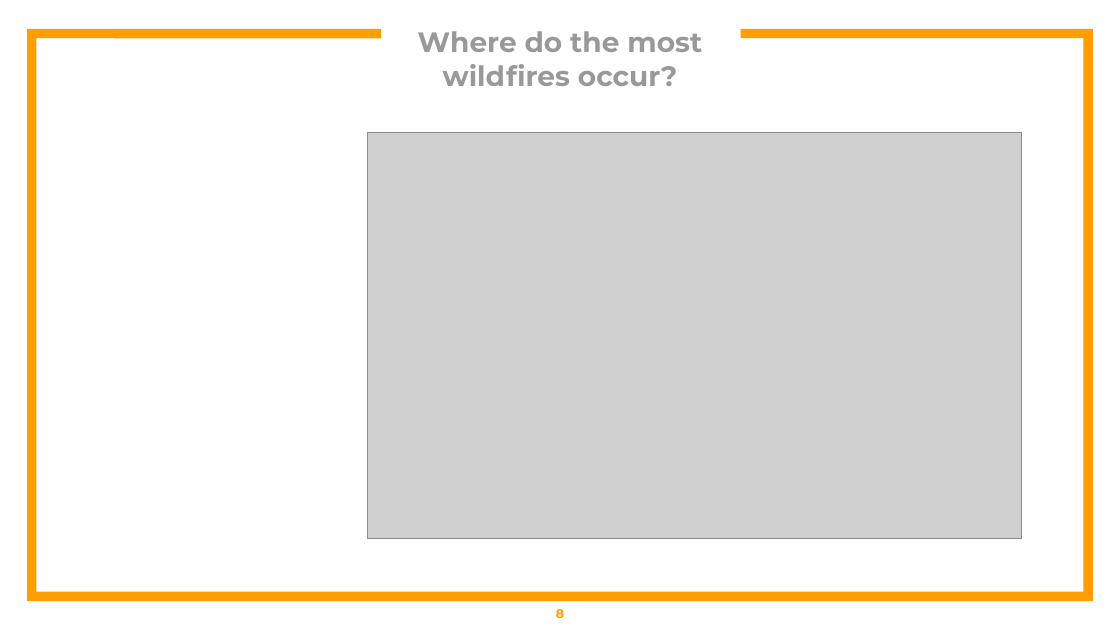
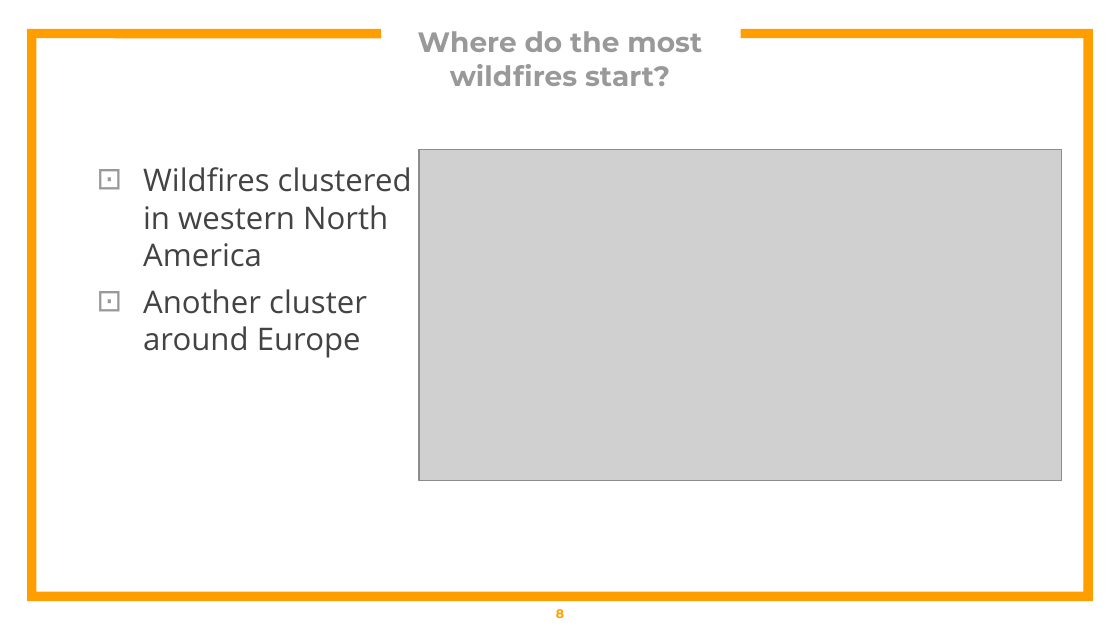
Before and after one commit to britt-emm/CGGroupProject, a slide deck: slide 8 of Wildfire_Group_Proj.pptx. Drawn at 1120x630 pixels with LibreOffice and Linux fonts; fonts in the diff are those of the drawing; grey boxes stand for pictures. Boxes give left, top, right and bottom in pixels: in the first picture for what was removed or moved away, otherwise in the second. Text is boxed around its words. In the diff, an @@ line names an element or a change of style, - is before the commit and + after.

```diff
--- a/Wildfire_Group_Proj.pptx
+++ b/Wildfire_Group_Proj.pptx
@@ title at [418, 31, 702, 86]: text changed @@
-Where do the most wildfires occur?
+Where do the most wildfires start?
@@ picture: place and size @@
-picture at [367, 133, 1021, 540]
+picture at [419, 149, 1061, 480]
@@ text added at [143, 167, 412, 358], 20 pt, text #434343 @@
+⊡ Wildfires clustered in western North America
+⊡ Another cluster around Europe
```
Also in this commit, not shown: 8 other slides changed, 1 slide added, 37 slides removed.
